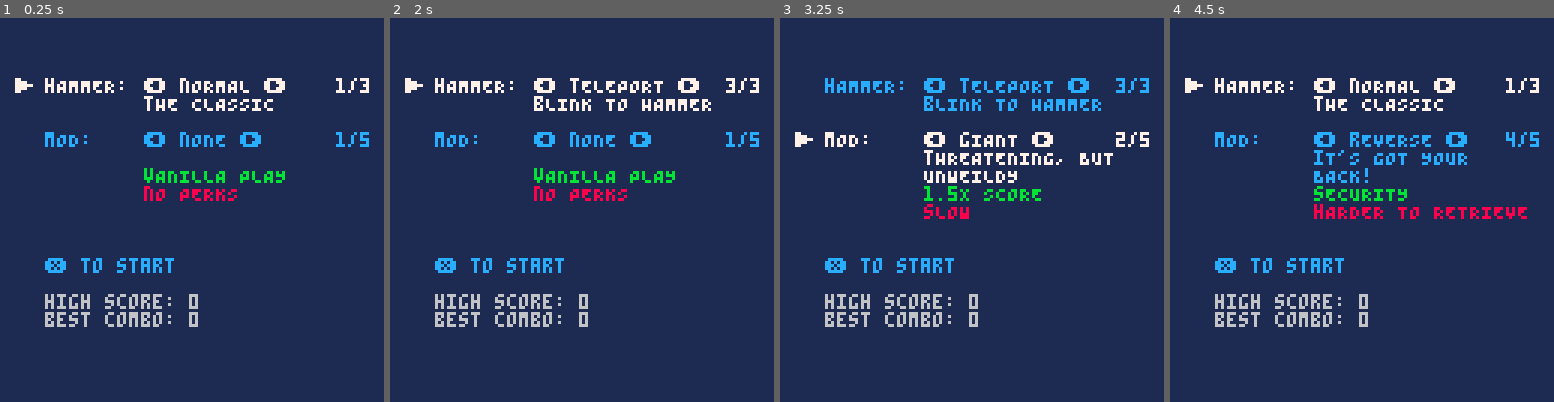
Above: before the commit, frames 1-4 (left to right).
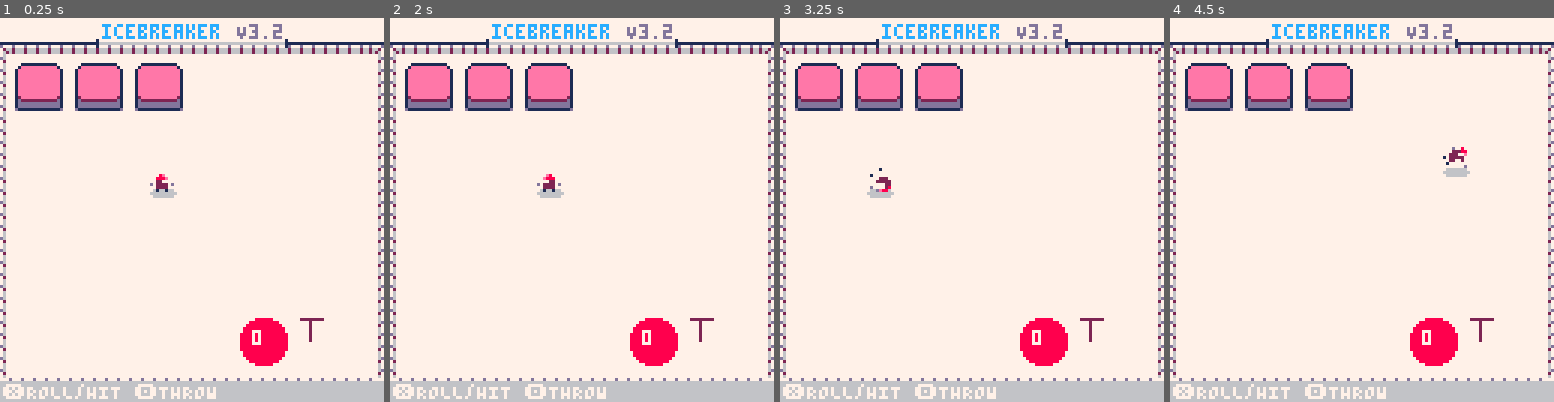
Above: after the commit, the same moments.

Repository: wsasaki01/icebreaker
Game: PICO-8 cartridge p3/icebreaker-p3.p8
The game is run twice, just before and just after one commit, with the same random seed, the same clock (stepped at 60 frames per second) and the same inputs.
Inputs (mouse positions are in pixels of both pictures, inside the frame that each line leads up to):
- Up to frame 1 (0.25 s): no input
- Up to frame 2 (2 s): tap O (Z key) at 0.33, 0.7, 1.43 s; click (459, 121) at 0.67 s; tap X (X key) at 1.07 s; click (520, 267) at 1.22 s; click (585, 114) at 1.77 s; hold Left from 1.97 s (still down)
- Up to frame 3 (3.25 s): tap X (X key) every 0.33 s from 2.07 to 3.07 s; tap O (Z key) at 2.22, 3.1 s; click (1037, 259) at 2.32 s; release Left at 2.37 s; hold Down 2.42-2.82 s; click (1102, 106) at 2.87 s; hold Right from 2.87 s (still down)
- Up to frame 4 (4.5 s): tap X (X key) every 0.33 s from 3.4 to 4.4 s; click (1254, 256) at 3.42 s; release Right at 3.53 s; hold Up 3.58-4.08 s; click (1315, 102) at 3.97 s; tap O (Z key) at 3.98 s; hold Right from 4.13 s (still down)

The runs differ from the first frame. In frame 1, 98% of the frame differs, in the area x 0-100%, y 0-100%; in frame 2, 98%; in frame 3, 97%; in frame 4, 98%.

Commit message:
Add button hub layout

Diff:
--- a/p3/draw.lua
+++ b/p3/draw.lua
@@ -1,52 +1,35 @@
 function _draw()
-    if title then
-        cls(1)
-        print("\^t\^wicebreaker demo", 5, 5, 12)
-        rprint("v3.2", 124, 16, 12)
+    if hub then
+        cls(7)
+        camera(0, 0)
 
-        local cnt=-1
-        for t in all(level_tiles) do
-            cnt+=1
-            local text=t[1]
-            local x=select and -25 or 10
-            if (menu_c.pack==cnt+1) then
-                text="\#c"..text
-                x+=5
-            end
-            print(text, x, 30+8*cnt, 7)
-        end
+        map(0, 0, 0, 9)
 
-        if select then
-            local cnt=0
-            for lvl in all(level_tiles[menu_c.pack][2]) do
-                cnt+=1
-                local text=lvl
-                local x=15
-                if (menu_c.lvl==cnt) then
-                    text="\#c"..text
-                    x+=5
-                end
-                print(text, x, 30+8*(cnt-1), 7)
+        line(0, 8, 127, 8, 6)
+        line(0, 8, 32, 8, 1)
+
+        line(32, 7, 32, 9, 1)
+        line(95, 7, 95, 9, 1)
+
+        line(95, 8, 127, 8, 1)
+
+        print("icebreaker", 34, 2, 12)
+        rprint("V3.2", 95, 2, 13)
+
+        for button_type_list in all(buttons) do
+            for button in all(button_type_list) do
+                button:draw()
             end
         end
 
-        print("❎ to start", 38, 60)
-    elseif menu then
-        cls(1)
-        print("\^w▶", 5, 20+18*(mc-1), 7)
-        print("hAMMER:\t⬅️ "..h_types[menu_op.h_type].name.." ➡️", 15, 20, mc==1 and 7 or 12)
-        print(menu_op.h_type.."/"..#h_types, 112, 20)
-        print(h_types[menu_op.h_type].desc.."\n", 48, 26)
-        print("mOD:\t\t⬅️ "..mods[menu_op.mod].name.." ➡️", 15, 38, mc==2 and 7 or 12)
-        print(menu_op.mod.."/"..#mods, 112, 38)
-        print(mods[menu_op.mod].desc, 48, 44)
-        print(mods[menu_op.mod].perk, 11)
-        print(mods[menu_op.mod].disad, 8)
+        starter:draw()
 
-        if (start_cnt != 0) rectfill(14, 79, 14+44*start_cnt/start_fr, 85, 7)
-        print("\n❎ to start\n", 15, 74, 12)
-        print("high score: "..tostr(remove_zero(h_score)), 6)
-        print("best combo: "..tostr(h_combo))
+        p:draw()
+        h:draw()
+
+        rectfill(0, 121, 127, 127, 6)
+        print("❎"..h_types[menu_op.h_type].x_hint.." 🅾️"..h_types[menu_op.h_type].o_hint, 1, 122, 7)
+
     elseif play then
         draw_play()
     elseif retry then
@@ -160,12 +143,6 @@
 
     score()
 
-    local cnt=0
-    for fs in all(float_scores) do
-        fs:draw(125, 15+9*cnt)
-        cnt+=1
-    end
-
     sh_str3 = shake(0, 0, sh_str3)
 
     for i=1,p.health do
--- a/p3/enemy.lua
+++ b/p3/enemy.lua
@@ -70,7 +70,6 @@
 
                 if flag then
                     local score = flr(100*speed/(e_s_min+e_s_range)*p.multi)
-                    --create_float_score(score)
                     p:increase_score(score, true)
                     p:increase_score(score, false)
                     p.kill_cnt+=1
--- a/p3/icebreaker-p3.p8
+++ b/p3/icebreaker-p3.p8
@@ -54,22 +54,22 @@
 66666000666660006666600066600000000600006666000006660000006000000666000066600000066000000000000000000000000000000000000000000000
 00000000000000000000000000000000000000000000000000000000000000000000000000000000000000000000000000000000000000000000000000000000
 00000000000000000000000000000000000000000000000000000000000000000000000000000000000000000000000000000000000000000000000000000000
-08800880080800000000000000000000d777d777d777d777d77d777d000000000000000000000000000000000000000000000000000000000000000000000000
-87888888878880000000000000000000726626662666266626626627000000000000000000000000000000000000000000000000000000000000000000000000
-87888882888820000000000000000000762626662666266626626267000000000000000000000000000000000000000000000000000000000000000000000000
-08888820088200000007700000000000760000000000000000000067000000000000000000000000000000000000000000000000000000000000000000000000
-00888200002000000076870000000000d6000000000000000000006d000000000000000000000000000000000000000000000000000000000000000000000000
-00022000000000000078870000000000720000000000000000000027000000000000000000000000000000000000000000000000000000000000000000000000
-00000000000000000007700000000000760000000000000000000067000000000000000000000000000000000000000000000000000000000000000000000000
-00000000000000000000000000000000760000000000000000000067000000000000000000000000000000000000000000000000000000000000000000000000
-00000000000000000000000000000000d6000000000000000000006d000000000000000000000000000000000000000000000000000000000000000000000000
-00000000000000000000000000000000720000000000000000000027000000000000000000000000000000000000000000000000000000000000000000000000
-00000000000000000000000000000000760000000000000000000067000000000000000000000000000000000000000000000000000000000000000000000000
-00000000000000000000000000000000760000000000000000000067000000000000000000000000000000000000000000000000000000000000000000000000
-00000000000000000000000000000000d6000000000000000000006d000000000000000000000000000000000000000000000000000000000000000000000000
-00000000000000000000000000000000720000000000000000000027000000000000000000000000000000000000000000000000000000000000000000000000
-00000000000000000000000000000000760000000000000000000067000000000000000000000000000000000000000000000000000000000000000000000000
-00000000000000000000000000000000760000000000000000000067000000000000000000000000000000000000000000000000000000000000000000000000
+08800880080800000000000000000000d777d777d777d777d77d777d001111111111110000000000000000000000088888800000000000000000000000000000
+87888888878880000000000000000000726626662666266626626627017777777777771000000000000000000008888888888000000000000000000000000000
+87888882888820000000000000000000762626662666266626626267177777777777777100000000000000000088888888888800000000000000000000000000
+08888820088200000007700000000000760000000000000000000067177777777777777100111111111111000888888888888880000000000000000000000000
+00888200002000000076870000000000d6000000000000000000006d177777777777777101777777777777100888888888888880000000000000000000000000
+00022000000000000078870000000000720000000000000000000027177777777777777117777777777777718888888888888888000000000000000000000000
+00000000000000000007700000000000760000000000000000000067177777777777777117777777777777718888888888888888000000000000000000000000
+00000000000000000000000000000000760000000000000000000067177777777777777117777777777777718888888888888888000000000000000000000000
+00000000000000000000000000000000d6000000000000000000006d177777777777777117777777777777718888888888888888000000000000000000000000
+00000000000000000000000000000000720000000000000000000027177777777777777117777777777777718888888888888888000000000000000000000000
+00000000000000000000000000000000760000000000000000000067177777777777777117777777777777718888888888888888000000000000000000000000
+00000000000000000000000000000000760000000000000000000067127777777777772117777777777777710888888888888880000000000000000000000000
+00000000000000000000000000000000d6000000000000000000006d1d222222222222d117777777777777710888888888888880000000000000000000000000
+000000000000000000000000000000007200000000000000000000271dddddddddddddd117777777777777710088888888888800000000000000000000000000
+000000000000000000000000000000007600000000000000000000671dddddddddddddd112777777777777210008888888888000000000000000000000000000
+00000000000000000000000000000000760000000000000000000067d11111111111111dd12222222222221d0000088888800000000000000000000000000000
 77777777777777777777777777777767d6000000000000000000006d000000000000000000000000000000000000000000000000000000000000000000000000
 77777777777777777777777777777777720000000000000000000027000000000000000000000000000000000000000000000000000000000000000000000000
 77777777777777777777777777677777760000000000000000000067000000000000000000000000000000000000000000000000000000000000000000000000
--- a/p3/init.lua
+++ b/p3/init.lua
@@ -6,8 +6,8 @@
 
     diff={x=0,y=0}
 
-    title=false
-    menu=true
+    hub=true
+    config=false
     play=false
     retry=false
     finished=false
@@ -19,8 +19,6 @@
     --5=mod
     h_score = format_score(dget(0), dget(1), dget(2))
     h_combo = dget(3)
-
-    fr=0
 
     mc = 1
     menu_op_len = 2
@@ -55,13 +53,68 @@
     select=false
 
     level_tiles={
-        {"tutorial", {"iCE bREAK 101", "wAVES", "cOMBO"}},
-        {"magnets", {"aTTRACTION", "mODS", "rUSH"}},
-        {"teleport", {"bLINK", "sPLIT"}}
-    }
-
-    p = {}
-    h = {}
+        {"tutorial", {
+            {"iCE bREAK 101", "lEARN THE ROPES!"},
+            {"wAVES", "gET READY!"},
+            {"cOMBO", "bUILD YOUR SCORE!"}
+        }},
+        {"magnets", {
+            {"aTTRACTION", "tHE POWER OF MAGNETISM!"},
+            {"mODS", "dESIGN YOUR BUILD!"},
+            {"rUSH", "rEADY YOUR REFLEXES..."}
+        }},
+        {"teleport", {
+            {"bLINK", "lIKE MAGIC!"},
+            {"sPLIT", "tHERE'S SO MANY!"}
+        }}
+    }
+
+    buttons={{}, {}, {}}
+    local x_pos=5
+    local tile_cnt=1
+    for tile in all(level_tiles) do
+        create_button(x_pos, 15, 1, tile_cnt, 0)
+        x_pos+=20
+        tile_cnt+=1
+    end
+
+    starter=setmetatable({
+        x=80,y=100,
+        cnt=0,fr=90,
+        check=function(_ENV)
+            if collide(
+                p.x,p.y,p.xw,p.yw,
+                x,y,16,16
+            ) then
+                cnt+=1
+            else
+                cnt=0
+            end
+
+            if cnt==fr then
+                start_game()
+            end
+        end,
+
+        draw=function(_ENV)
+            sspr(88,40,16,16,x,y)
+            print(cnt,x+4,y+4,7)
+        end
+    }, {__index=_ENV})
+
+    p = create_player(menu_op.h_type, menu_op.mod)
+    h = create_weapon(menu_op.h_type, menu_op.mod)
+
+    particles={}
+    cracks={}
+    float_scores={}
+
+    attacks = {}
+    enemies = {}
+    hit_signs = {}
+    hearts = {}
+
+    fr=0
 
     bounds = {{x=2, y=10}, {x=126, y=119}}
 
@@ -101,21 +154,100 @@
 end
 
 function get_lvl(pack,lvl)
-    return {
+    local lvls = {
         { -- PACK 1
             { -- 1-1
-                {1, {5, 3, 1}},
-                {2, {5, 3, 3}},
-                {3, {10, 3, 3}},
-                {5, {15, 10, 5}},
-                {5, {15, 10, 5}},
-                {6, {15, 10, 6}},
-                {7, {15, 5, 10}},
-                {9, {20, 8, 10}},
-                {10, {30, 10, 5}},
-                {10, {50, 10, 5}},
-                {10, {60, 20, 15}}
+                {1, "10,0,0"}
+            },
+
+            { -- 1-2
+                {1, "10,0,0"},
+                {2, "10,0,0"},
+                {3, "10,2,1"},
+                {4, "10,3,3"}
+            },
+
+            { -- 1-3
+                {3, "20,0,0"},
+                {5, "20,5,0"},
+                {8, "20,5,2"},
+                {10, "30,7,5"},
+                {10, "40,8,6"},
+                {10, "40,8,6"},
+            }
+        },
+
+        { -- PACK 2
+            { -- 2-1
+                {1, "10,0,0"},
+                {2, "10,0,0"},
+                {4, "20,5,1"},
+                {5, "25,5,5"},
+                {8, "20,5,5"},
+                {8, "20,5,5"},
+                {8, "20,5,5"},
+                {8, "20,5,5"}
+            },
+
+            { -- 2-2
+                {1, "5,0,0"},
+                {2, "8,0,0"},
+                {4, "15,5,5"},
+                {5, "20,5,2"},
+                {8, "20,5,5"},
+                {8, "20,5,5"},
+                {8, "20,5,5"},
+                {10, "20,5,5"}
+            },
+
+            { -- 2-3
+                {2, "0,0,6"},
+                {3, "0,0,9"},
+                {5, "0,0,15"},
+                {8, "0,0,30"},
+                {10, "0,0,40"},
+                {10, "0,0,50"},
+                {10, "0,0,50"},
+                {12, "0,0,60"},
+                {12, "0,0,70"},
+                {15, "0,0,70"},
+                {15, "0,0,100"},
+            },
+        },
+
+        { -- PACK 3
+            { -- 3-1
+                {1, "5,0,0"},
+                {2, "6,0,0"},
+                {5, "6,2,0"},
+                {8, "10,2,2"},
+                {8, "10,2,2"},
+                {8, "10,2,2"},
+            },
+
+            { -- 3-2
+                {1, "5,0,0"}
+            },
+
+            {
+                {1, "5,3,1"},
+                {2, "5,3,3"},
+                {3, "10,3,3"},
+                {5, "15,10,5"},
+                {5, "15,10,5"},
+                {6, "15,10,6"},
+                {7, "15,5,10"},
+                {9, "20,8,10"},
+                {10, "30,10,5"},
+                {10, "50,10,5"},
+                {10, "60,20,15"}
             }
         }
     }
+
+    for i=1, #lvls[pack][lvl] do
+        lvls[pack][lvl][i][2]=split(lvls[pack][lvl][i][2])
+    end
+
+    return lvls[pack][lvl]
 end
--- a/p3/lib.lua
+++ b/p3/lib.lua
@@ -1,38 +1,6 @@
 function collide(x1,y1,w1,h1,x2,y2,w2,h2)
 -- check collision between two rectangles
     return abs((x2+(w2/2))-(x1+(w1/2)))<=(w1/2)+(w2/2) and abs((y2+(h2/2))-(y1+(h1/2)))<=(h1/2)+(h2/2)
-end
-
-function raycast(x0,y0,x1,y1,cx,cy)
--- raycast from point 0 to point 1, within camera bounds
-    local a=atan2(x1-x0,y1-y0)
-    local rc={{x0, y0}}
-    local xi=cos(a)>=0 and 1 or -1
-    local yi=sin(a)>=0 and 1 or -1
-    local x=x0
-    local y=y0
-    local p={x0, y0}
-    while cx<=p[1] and p[1]<=cx+128 and cy<=p[2] and p[2]<=cy+128 do
-    local nv=p[1]+1
-    local nh=p[2]+1
-    local xd=(nv-x)/cos(a)
-    local yd=(nh-y)/sin(a)
-    if xd<yd then
-    p[1]+=xi
-    y+=(sin(a)/cos(a))*(nv-x)
-    x=nv
-    else
-    p[2]+=yi
-    x+=(nh-y)/(sin(a)/cos(a))
-    y=nh
-    end
-    local s={}
-    for c in all(p) do
-    add(s,c)
-    end
-    add(rc,s)
-    end
-    return rc
 end
 
 function shake(cx,cy,sh_str)
--- a/p3/setup.lua
+++ b/p3/setup.lua
@@ -1,25 +1,20 @@
 function start_game()
+    hub=false
+    play=true
+
     dset(4, menu_op.h_type)
     dset(5, menu_op.mod)
 
+    local pack,lvl=0,0
+    for lvl_btn in all(buttons[2]) do
+        if lvl_btn.pressed then
+            pack=lvl_btn.parent_cnt
+            lvl=lvl_btn.cnt
+        end
+    end
+
     p = create_player(menu_op.h_type, menu_op.mod)
-    h = create_weapon(menu_op.h_type, menu_op.mod)
-    cont = create_controller(get_lvl()[1][1])
-
-    particles={}
-    cracks={}
-    float_scores={}
-
-    attacks = {}
-    enemies = {}
-    hit_signs = {}
-    hearts = {}
-
-    sh_str1 = 0
-    sh_str2 = 0
-    sh_str3 = 0
-
-    fr=0
+    cont = create_controller(get_lvl(pack,lvl))
 end
 
 function format_score(s1, s2, s3)
--- a/p3/ui.lua
+++ b/p3/ui.lua
@@ -71,23 +71,52 @@
     }, {__index=_ENV}))
 end
 
-function create_float_score(num)
-    add(float_scores, {
-        num=num,
-        cnt=0,
-        fr=30,
+function create_button(_x, _y, _type, _cnt, _parent_cnt)
+    add(buttons[_type], setmetatable({
+        x=_x, y=_y,
+        pressed=false,
+        type=_type,
+        cnt=_cnt,
+        parent_cnt=_parent_cnt,
 
-        draw = function(self, x, y)
-            rprint(num, x, y+1, 11)
-            rprint(num, x, y, 3)
+        check=function(_ENV)
+            if collide(
+                p.x+2, p.y+6, p.xw-4, p.yw-6,
+                x, y, 16, 16
+            ) and not pressed then
+                pressed=true
+                local index=1
+                for button in all(buttons[type]) do
+                    if (index!=cnt) button.pressed=false
+                    index+=1
+                end
+
+                if type==1 then
+                    buttons[2]={}
+                    local y_pos=40
+                    local tile_cnt=1
+                    for tile in all(level_tiles[cnt][2]) do
+                        create_button(5, y_pos, 2, tile_cnt, cnt)
+                        y_pos+=20
+                        tile_cnt+=1
+                    end
+                end
+            end
         end,
 
-        decay = function(self)
-            if self.cnt!=self.fr then
-                self.cnt+=1
-            else
-                del(float_scores, self)
+        draw=function(_ENV)
+            if (type==1) pal(7, 14)
+            if (type==2) pal(7, 15)
+            sspr(pressed and 72 or 56, 40, 16, 16, x, y)
+            pal()
+
+            if (type==2) print(cnt, x+6, y+(pressed and 7 or 4), 0)
+            if type==2 and pressed then
+                local info=level_tiles[parent_cnt][2][cnt]
+                print("\^i"..info[1].."\n", 28, 45, 12)
+                print(info[2].."\n", 14)
+                print("wAVES: "..#get_lvl(parent_cnt,cnt))
             end
         end
-    })
+    }, {__index=_ENV}))
 end
--- a/p3/update.lua
+++ b/p3/update.lua
@@ -1,109 +1,55 @@
 function _update()
-    if title then
-        if btnp(5) then
-            select=true
+    if retry or finished then
+        if btn(5) then
+            retry_cnt +=1
+        else
+            retry_cnt = 0
         end
 
-        if btnp(4) then
-            select=false
-        end
-
-        if btnp(2) then
-            if not select then
-                if menu_c.pack!=1 then
-                    menu_c.pack-=1
-                    menu_c.lvl=1
-                end
-            else
-                if (menu_c.lvl!=1) menu_c.lvl-=1
-            end
-        end
-
-        if btnp(3) then
-            if not select then
-                if menu_c.pack!=#level_tiles then
-                    menu_c.pack+=1
-                    menu_c.lvl=1
-                end
-            else
-                if (menu_c.lvl!=#level_tiles[menu_c.pack][2]) menu_c.lvl+=1
-            end
-        end
-    elseif menu then
-        if btnp(0) then
-            if mc==1 then
-                if menu_op.h_type != 1 then
-                    menu_op.h_type-=1
-                else
-                    menu_op.h_type=#h_types
-                end
-            elseif mc==2 then
-                if menu_op.mod != 1 then
-                    menu_op.mod-=1
-                else
-                    menu_op.mod=#mods
-                end
-            end
-        end
-
-        if btnp(1) then
-            if mc==1 then
-                if menu_op.h_type != #h_types then
-                    menu_op.h_type+=1
-                else
-                    menu_op.h_type=1
-                end
-            elseif mc==2 then
-                if menu_op.mod != #mods then
-                    menu_op.mod+=1
-                else
-                    menu_op.mod=1
-                end
-            end
-        end
-
-        if btnp(2) then
-            if mc != 1 then
-                mc-=1
-            else
-                mc=menu_op_len
-            end
-        end
-
-        if btnp(3) then
-            if mc != menu_op_len then
-                mc += 1
-            else
-                mc=1
-            end
-        end
-
-        if btn(5) then
-            start_cnt += 1
-        else
-            start_cnt = 0
-        end
-
-        if start_cnt == start_fr then
-            start_cnt = 0
-            menu = false
+        if retry_cnt == retry_fr then
+            retry_cnt = 0
+            retry = false
             play = true
             start_game()
         end
-    elseif play then
+
+        if btn(4) then
+            return_cnt +=1
+        else
+            return_cnt = 0
+        end
+
+        if return_cnt == return_fr then
+            return_cnt = 0
+            play=false
+            hub=true
+        end
+    else
         -- hitstop
         if hs != 0 then
             hs-=1
         else
             fr+=1
             if fr==32767 then
-                fr-=32762
-                p.roll_fr_start-=32762
+                fr-=32767
+                p.roll_fr_start-=32767
             end
 
-            cont:check_wave()
-            cont:spawn_enemies()
-            cont:check_totem()
+            if hub then
+                for button_type_list in all(buttons) do
+                    for button in all(button_type_list) do
+                        button:check()
+                    end
+                end
+
+                starter:check()
+            end
+
+            if play then
+                cont:check_wave()
+                cont:spawn_enemies()
+                cont:check_totem()
+            end
 
             if not btn(5) and x_stick then
                 x_stick = false
@@ -186,10 +132,6 @@
                 end
             end
 
-            for fs in all(float_scores) do
-                fs:decay()
-            end
-
             for a in all(attacks) do
                 if a.type == 0 then
                     a:follow()
@@ -218,30 +160,5 @@
                 crack:decay()
             end
         end
-    elseif retry or finished then
-        if btn(5) then
-            retry_cnt +=1
-        else
-            retry_cnt = 0
-        end
-
-        if retry_cnt == retry_fr then
-            retry_cnt = 0
-            retry = false
-            play = true
-            start_game()
-        end
-
-        if btn(4) then
-            return_cnt +=1
-        else
-            return_cnt = 0
-        end
-
-        if return_cnt == return_fr then
-            return_cnt = 0
-            play=false
-            menu=true
-        end
     end
 end
